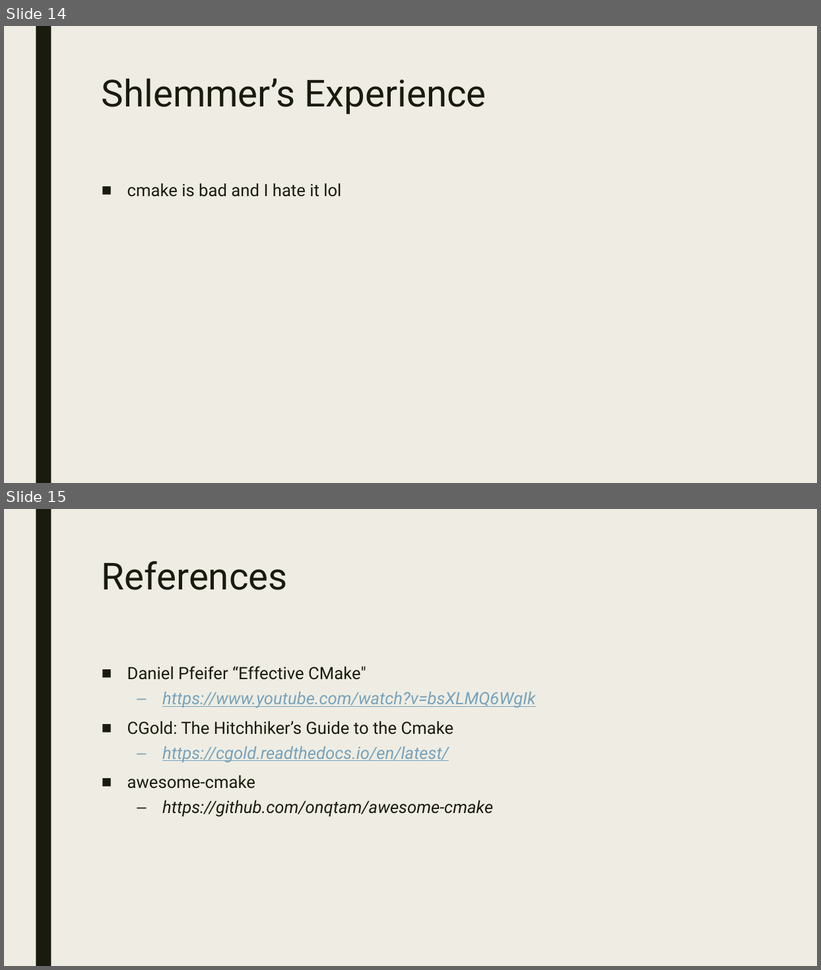
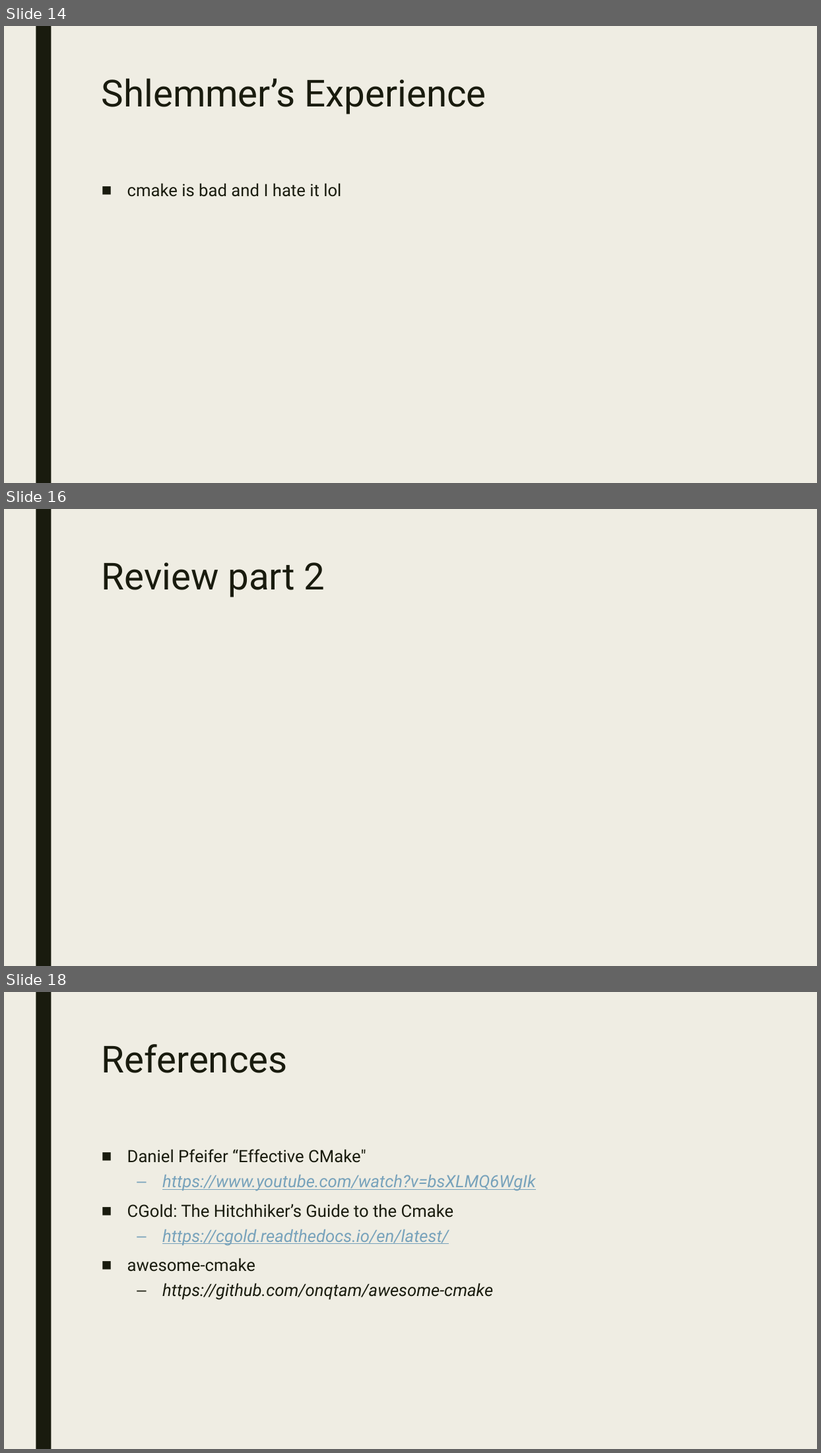
Before and after one commit to playmer/CMakePresentation, a slide deck: PreBuild Systems.pptx. Shown one above the other, each under a label of ours: slides 14 and 15 before the commit, slides 14, 16 and 18 after it; the slides between them are not shown. The pictures are 821x970 and 821x1453 pixels, drawn with LibreOffice and Linux fonts; fonts in the diff are those of the drawing. Boxes give left, top, right and bottom in pixels: in the first picture for what was removed or moved away, otherwise in the second. Text is boxed around its words. In the diff, an @@ line names an element or a change of style, - is before the commit and + after.

```diff
--- a/PreBuild Systems.pptx
+++ b/PreBuild Systems.pptx
@@ slide 16 added at box(4, 509, 817, 966), background #EFEDE3; not listed: 1 template element that a slide beside it also shows @@
@@ title added at box(102, 562, 325, 597), 44 pt, text #191B0E @@
+Review part 2
@@ what was slide 15 is now slide 18 @@
```
Also in this commit, not shown: 3 slides changed, 2 other slides added, 1 other file.
